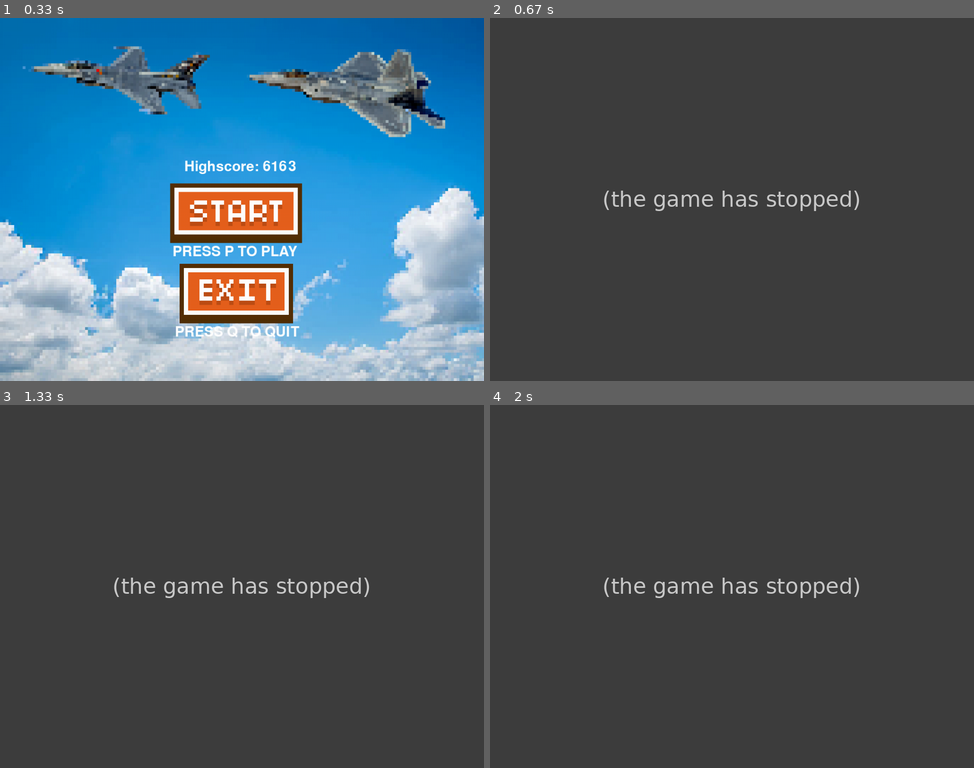
Above: before the commit, frames 1-4 (two rows, left to right).
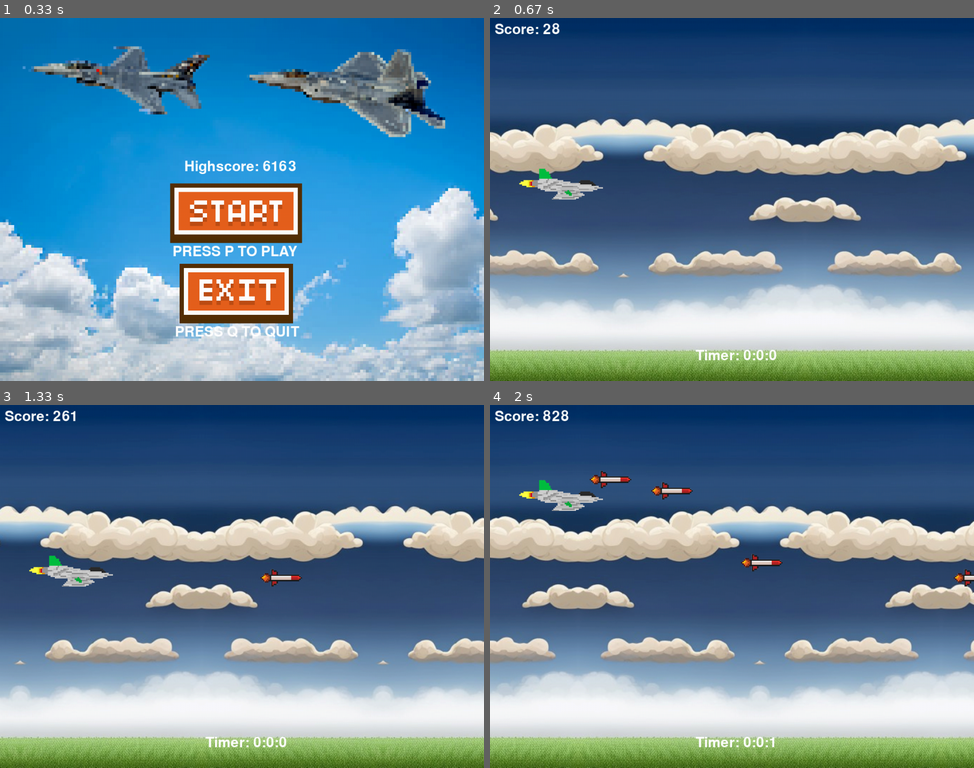
Above: after the commit, the same moments.

Repository: NezirNezirevic1054620/pygame_app
Game: pygame game, started from game.py
Two runs of this game, one before a commit and one after it. Both use one fixed random seed, a clock stepped at 60 frames per second and the inputs below.
Inputs:
- Up to frame 1 (0.33 s): no input
- Up to frame 2 (0.67 s): tap P at 0.33 s
- Up to frame 3 (1.33 s): tap Space at 0.67 s; tap Enter at 1 s
- Up to frame 4 (2 s): hold Up 1.33-1.8 s; tap Space at 1.4, 1.7, 1.9 s; hold Down from 1.83 s (still down)

Frame 1 is identical in both runs. In frame 2, 100% of the frame differs, in the area x 0-100%, y 0-100%; in frame 3, 100%; in frame 4, 100%.
Error before the commit: NameError: name 'hours' is not defined (start_game_screen.py line 86); the game stopped at 0.35 s (later frames are placeholders)

Commit message:
fixed merge bug

Diff:
--- a/classes/player_health.py
+++ b/classes/player_health.py
@@ -1,24 +1,24 @@
-# import pygame
+import pygame
 
 
-# class PlayerHealth:
+class PlayerHealth:
 
-#     def __init__(self, max_health, width, height, x, y):
-#         self.max_health = max_health
-#         self.current_health = max_health
-#         self.width = width
-#         self.height = height
-#         self.x = x
-#         self.y = y
-#         self.health_color = (0, 255, 0)
-#         self.health_background_color = (255, 0, 0)
+    def __init__(self, max_health, width, height, x, y):
+        self.max_health = max_health
+        self.current_health = max_health
+        self.width = width
+        self.height = height
+        self.x = x
+        self.y = y
+        self.health_color = (0, 255, 0)
+        self.health_background_color = (255, 0, 0)
 
-#     def decrease_health(self, amount):
-#         self.current_health -= amount
-#         if self.current_health < 0:
-#             self.current_health = 0
+    def decrease_health(self, amount):
+        self.current_health -= amount
+        if self.current_health < 0:
+            self.current_health = 0
 
-#     def increase_health(self, amount):
-#         self.current_health += amount
-#         if self.current_health > self.max_health:
-#             self.current_health = self.max_health
+    def increase_health(self, amount):
+        self.current_health += amount
+        if self.current_health > self.max_health:
+            self.current_health = self.max_health
--- a/screens/start_game_screen.py
+++ b/screens/start_game_screen.py
@@ -2,7 +2,7 @@
 import math
 import random
 
-# from classes.player_health import PlayerHealth
+from classes.player_health import PlayerHealth
 from classes.bullet import Bullet
 from utils.game_sound import press_button_sound, game_over_sound
 from screens.game_over_screen import game_over_screen
@@ -20,7 +20,8 @@
 ENEMY_WIDTH, ENEMY_HEIGHT = 150, 80
 meteoriet = pygame.image.load('images/meteoriet.png')
 score_json = "data/score.json"
-# health_bar = PlayerHealth(max_health=99, width=200, height=20, x=10, y=10)
+
+health_bar = PlayerHealth(max_health=99, width=200, height=20, x=10, y=10)
 
 
 # functie om random enemy positie te genereren
@@ -82,12 +83,6 @@
             scroll = 0
 
         canvas.blit(score_counter, (10, 10))
-        text = font.render(
-            f"{hours}:{minutes}:{seconds // 60}", True, (255,
-                                                         255, 255), (0, 0, 0)
-        )
-
-        # Score
         timer.initialize(canvas=canvas, text_color=text_color,
                          x=435, y=700, GAME_SPEED=GAME_SPEED)
         score += 100
